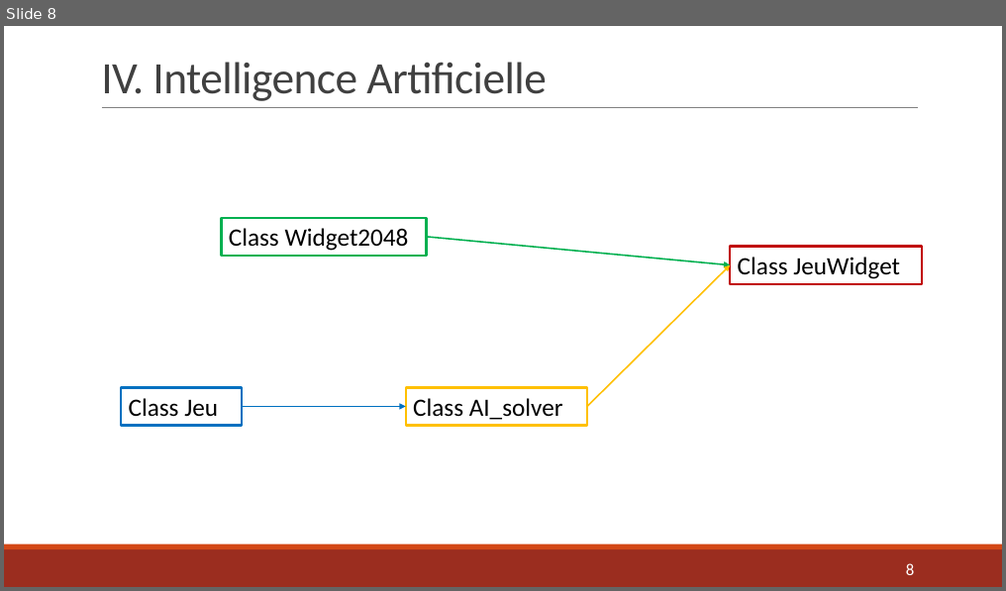
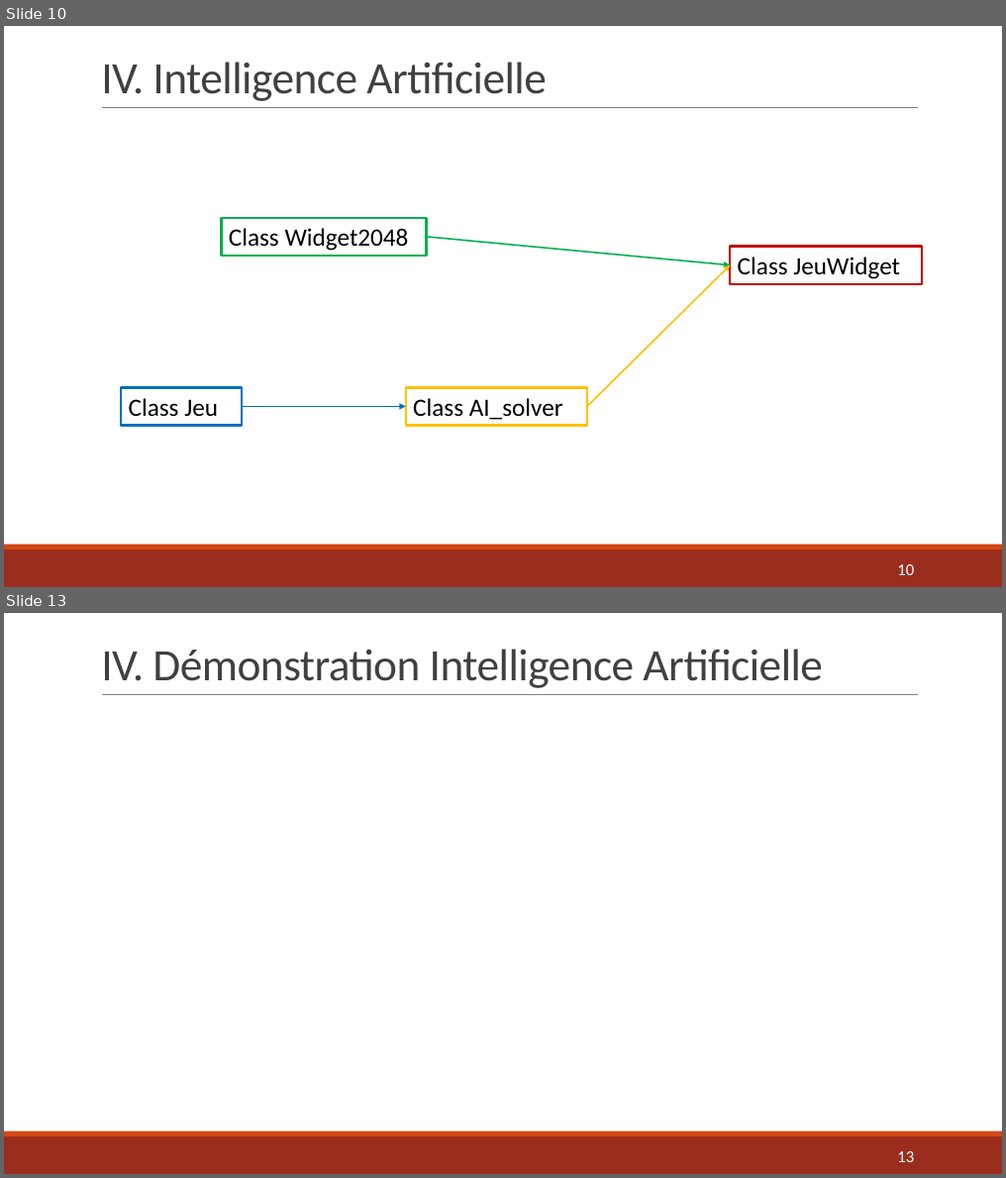
Before and after one commit to AlexandraDarco/prog_2048, a slide deck: Projet Info – Jeu 2048.pptx. Shown one above the other, each under a label of ours: slide 8 before the commit, slides 10 and 13 after it; the slides between them are not shown. The pictures are 1006x591 and 1006x1178 pixels, drawn with LibreOffice and Linux fonts; fonts in the diff are those of the drawing. Boxes give left, top, right and bottom in pixels: in the first picture for what was removed or moved away, otherwise in the second. Text is boxed around its words. In the diff, an @@ line names an element or a change of style, - is before the commit and + after.

```diff
--- a/Projet Info – Jeu 2048.pptx
+++ b/Projet Info – Jeu 2048.pptx
@@ slide 13 added at bbox=[4, 613, 1002, 1174], background #FFFFFF; not listed: 3 template elements that a slide beside it also shows @@
@@ title added at bbox=[101, 649, 823, 688], 43.2 pt, text #404040 @@
+IV. Démonstration Intelligence Artificielle
@@ page number added at bbox=[897, 1152, 914, 1162], 16 pt, text #FFFFFF @@
+13
@@ what was slide 8 is now slide 10 @@
@@ page number at bbox=[897, 565, 914, 575]: text changed @@
-8
+10
```
Also in this commit, not shown: 6 slides changed, 3 other slides added, 1 other file.
